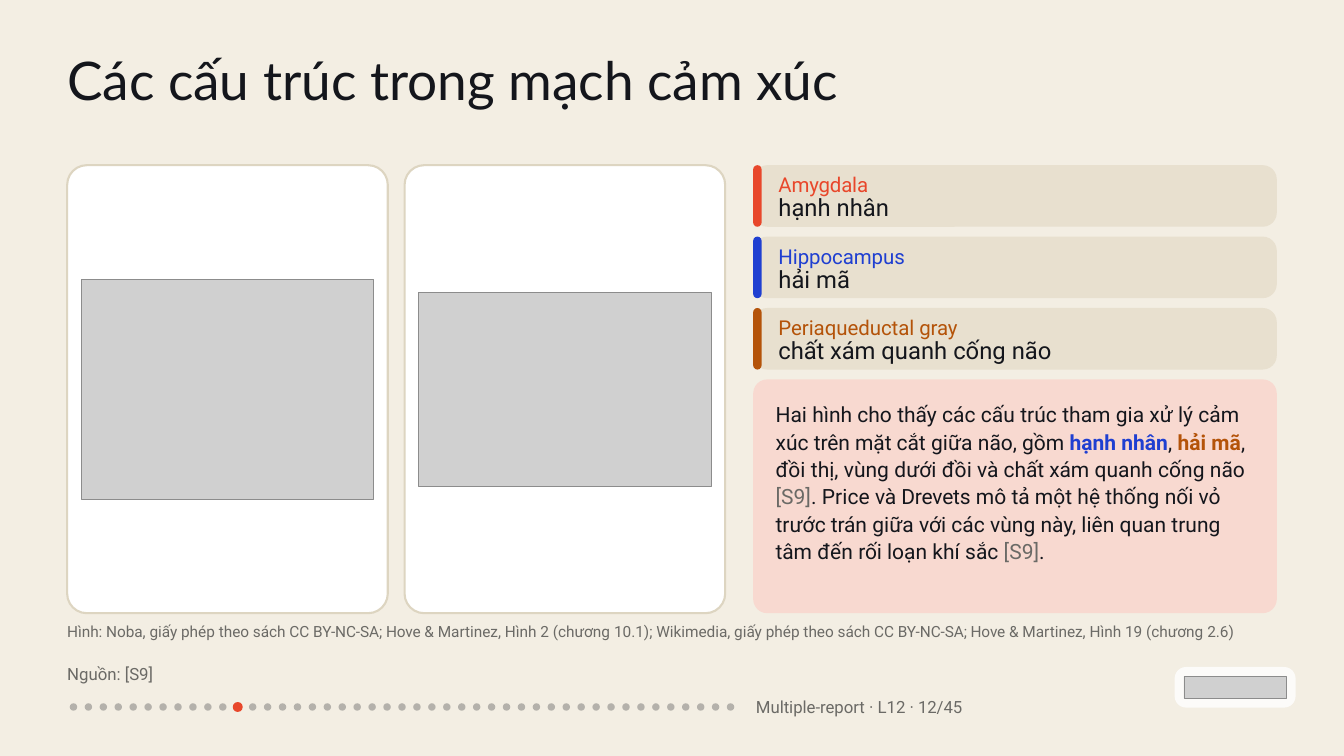
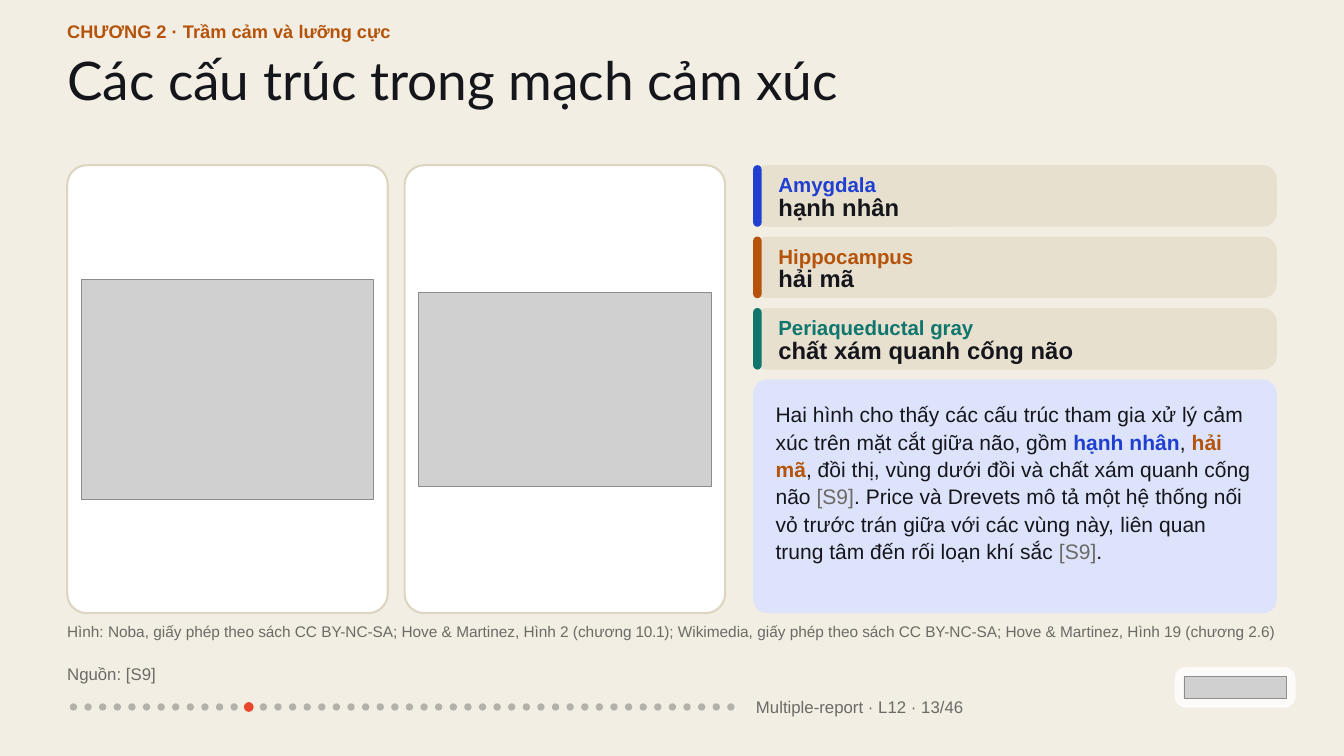
Before and after one commit to vohoailinh90/Multiple-report, a slide deck: slide 13 of lessons/L12/L12.pptx (slide 12 before the commit). Drawn at 1344x756 pixels with LibreOffice and Linux fonts; fonts in the diff are those of the drawing; grey boxes stand for pictures. Boxes give left, top, right and bottom in pixels: in the first picture for what was removed or moved away, otherwise in the second. Text is boxed around its words. In the diff, an @@ line names an element or a change of style, - is before the commit and + after.

```diff
--- a/lessons/L12/L12.pptx
+++ b/lessons/L12/L12.pptx
@@ text added at <box>67,24,390,42</box>, 19.5 pt, text #B45309, bold @@
+CHƯƠNG 2 · Trầm cảm và lưỡng cực
@@ rounded rectangle: place and size @@
-rounded rectangle at <box>753,237,761,298</box>
+rounded rectangle at <box>753,165,761,227</box>
@@ rounded rectangle removed at <box>753,165,761,227</box> @@
@@ text "Amygdala" at <box>778,177,876,197</box>: font Roboto to Arial, text colour #E8472B to #1F3FD1, letter spacing -0.2 to 0 pt, bold on @@
@@ text "hạnh nhân" at <box>778,198,899,221</box>: font Roboto to Arial, bold on; letter spacing 0 to 0.1 pt in "hạnh" @@
@@ rounded rectangle: place and size @@
-rounded rectangle at <box>753,308,761,370</box>
+rounded rectangle at <box>753,237,761,298</box>
@@ text "Hippocampus" at <box>778,249,913,269</box>: font Roboto to Arial, text colour #1F3FD1 to #B45309, letter spacing -0.1 to 0 pt, bold on @@
@@ text "hải mã" at <box>778,268,854,288</box>: font Roboto to Arial, bold on; letter spacing -0.1 to 0 pt in "mã" @@
@@ rounded rectangle added at <box>753,308,761,370</box>, fill #0F766E @@
@@ text "Periaqueductal gray" at <box>778,320,973,340</box>: font Roboto to Arial, text colour #B45309 to #0F766E, bold on; letter spacing -0.1 to 0 pt in "gray" @@
@@ text "chất xám quanh cống não" at <box>778,340,1073,364</box>: font Roboto to Arial, bold on; letter spacing -0.1 to 0 pt in "chất"; letter spacing -0.2 to 0 pt in "xám"; letter spacing 0 to 0.1 pt in "quanh" @@
@@ rounded rectangle at <box>753,380,1277,614</box>: fill #F8D9D0 to #DDE3FA @@
@@ text "Hai hình cho thấy các ..." at <box>776,406,1250,563</box>: font Roboto to Arial; letter spacing -0.1 to 0 pt in "Hai thấy mặt cắt gồm nhân, mã, ..."; letter spacing -0.2 to 0 pt in "trên và xám và trán rối"; letter spacing 0.1 to 0 pt in "giữa đồi dưới đồi [S9]. Price trước ..."; letter spacing -0.3 to 0 pt in "Drevets" @@
@@ text "Hình: Noba, giấy phép theo ..." at <box>67,625,1274,640</box>: font Roboto to Arial; letter spacing -0.1 to 0 pt in "BY-NC-SA; Hove giấy BY-NC-SA; Hove"; letter spacing 0 to -0.3 pt in "10.1);"; letter spacing 0 to -0.1 pt in "2.6)" @@
@@ text "Nguồn: [S9]" at <box>67,667,156,684</box>: font Roboto to Arial @@
@@ ellipse: place and size @@
-ellipse at <box>249,704,256,711</box>
+ellipse at <box>230,704,238,711</box>
@@ ellipse: place and size @@
-ellipse at <box>233,702,243,712</box>
+ellipse at <box>244,702,253,712</box>
@@ 11 ellipses: place and size @@
-11 ellipses at <box>264,704,421,711</box>
+11 ellipses at <box>260,704,413,711</box>
@@ ellipse added at <box>421,704,428,711</box>, fill #14161C at 28% opacity @@
@@ 11 ellipses: place and size @@
-11 ellipses at <box>428,704,585,711</box>
+11 ellipses at <box>435,704,589,711</box>
@@ text at <box>756,701,963,717</box>: text changed; font Roboto to Arial @@
-Multiple-report · L12 · 12/45
+Multiple-report · L12 · 13/46
```
Also in this commit, not shown: 44 other slides changed, 1 slide added, 1 other file.
